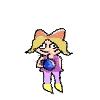
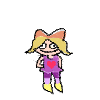
Layer changes from the first 100 x 100 image to the second:
painted on "atk0.png" over (x1=38, y1=47, x2=62, y2=79)
